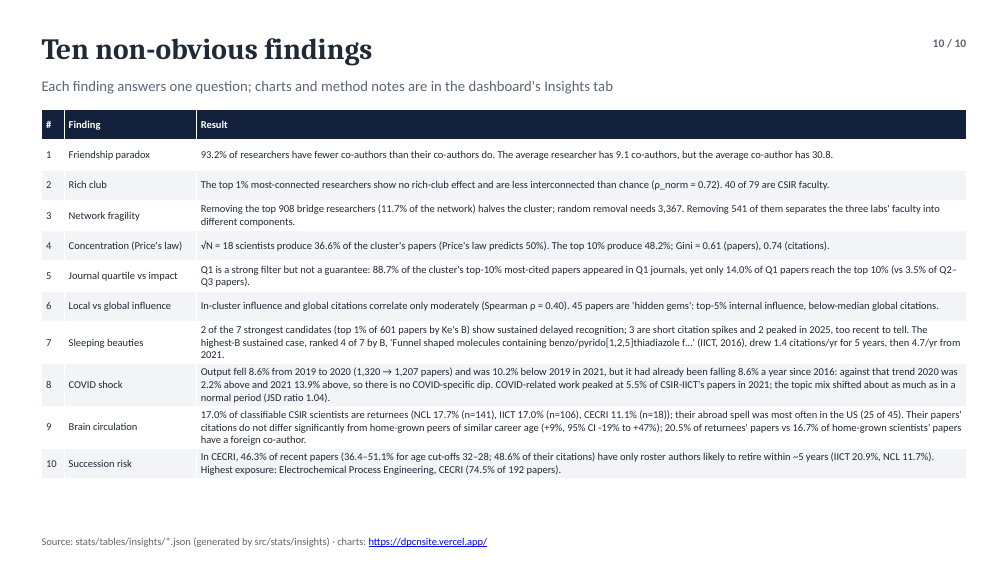
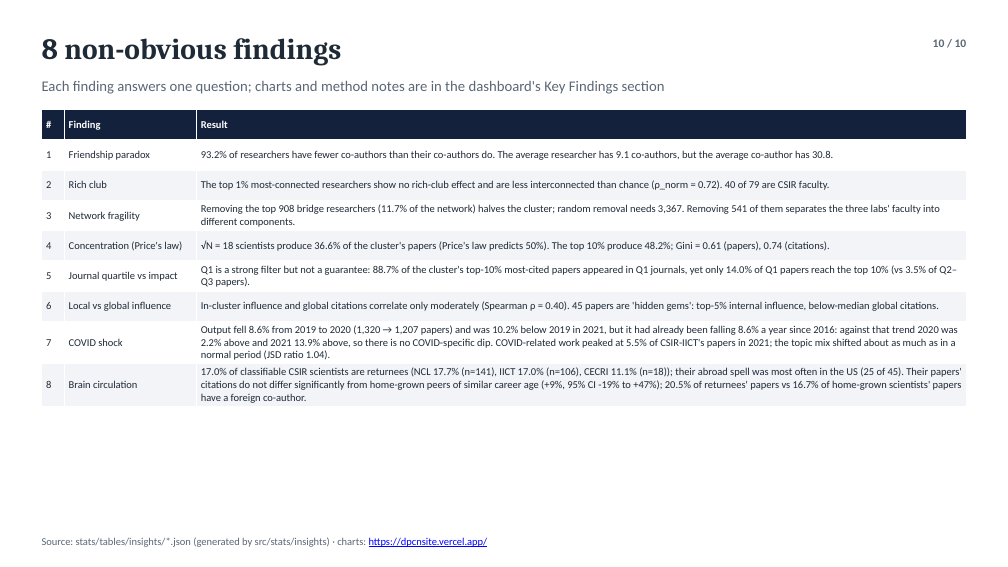
Before and after one commit to prathm01s/dpcn_almost_stable, a slide deck: slide 10 of dpcn_a2/stats/report/24_CSIR.pptx. Drawn at 1008x567 pixels with LibreOffice and Linux fonts; fonts in the diff are those of the drawing. Boxes give left, top, right and bottom in pixels: in the first picture for what was removed or moved away, otherwise in the second. Text is boxed around its words. In the diff, an @@ line names an element or a change of style, - is before the commit and + after.

Commit message:
Remove Sleeping beauties and Succession risk findings (D-37)

```diff
--- a/dpcn_a2/stats/report/24_CSIR.pptx
+++ b/dpcn_a2/stats/report/24_CSIR.pptx
@@ text at bbox=[42, 38, 341, 66]: text changed @@
-Ten non-obvious findings
+8 non-obvious findings
@@ text at bbox=[42, 81, 665, 94]: text changed @@
-Each finding answers one question; charts and method notes are in the dashboard's Insights tab
+Each finding answers one question; charts and method notes are in the dashboard's Key Findings section
@@ table at bbox=[42, 110, 967, 407] @@
-row 8: 7 | Sleeping beauties | 2 of the 7 strongest candidates (top 1% of 601 papers by Ke's B) show sustained delayed recognition; 3 are short citation spikes and 2 peaked in 2025, too recent to tell. The highest-B sustained case, ranked 4 of 7 by B, 'Funnel shaped molecules containing benzo/pyrido[1,2,5]thiadiazole f…' (IICT, 2016), drew 1.4 citations/yr for 5 years, then 4.7/yr from 2021.
-row 9: 8 | COVID shock | Output fell 8.6% from 2019 to 2020 (1,320 → 1,207 papers) and was 10.2% below 2019 in 2021, but it had already been falling 8.6% a year since 2016: against that trend 2020 was 2.2% above and 2021 13.9% above, so there is no COVID-specific dip. COVID-related work peaked at 5.5% of CSIR-IICT's papers in 2021; the topic mix shifted about as much as in a normal period (JSD ratio 1.04).
-row 10: 9 | Brain circulation | 17.0% of classifiable CSIR scientists are returnees (NCL 17.7% (n=141), IICT 17.0% (n=106), CECRI 11.1% (n=18)); their abroad spell was most often in the US (25 of 45). Their papers' citations do not differ significantly from home-grown peers of similar career age (+9%, 95% CI -19% to +47%); 20.5% of returnees' papers vs 16.7% of home-grown scientists' papers have a foreign co-author.
-row 11: 10 | Succession risk | In CECRI, 46.3% of recent papers (36.4–51.1% for age cut-offs 32–28; 48.6% of their citations) have only roster authors likely to retire within ~5 years (IICT 20.9%, NCL 11.7%). Highest exposure: Electrochemical Process Engineering, CECRI (74.5% of 192 papers).
+row 8: 7 | COVID shock | Output fell 8.6% from 2019 to 2020 (1,320 → 1,207 papers) and was 10.2% below 2019 in 2021, but it had already been falling 8.6% a year since 2016: against that trend 2020 was 2.2% above and 2021 13.9% above, so there is no COVID-specific dip. COVID-related work peaked at 5.5% of CSIR-IICT's papers in 2021; the topic mix shifted about as much as in a normal period (JSD ratio 1.04).
+row 9: 8 | Brain circulation | 17.0% of classifiable CSIR scientists are returnees (NCL 17.7% (n=141), IICT 17.0% (n=106), CECRI 11.1% (n=18)); their abroad spell was most often in the US (25 of 45). Their papers' citations do not differ significantly from home-grown peers of similar career age (+9%, 95% CI -19% to +47%); 20.5% of returnees' papers vs 16.7% of home-grown scientists' papers have a foreign co-author.
```
Also in this commit, not shown: 43 other files.
